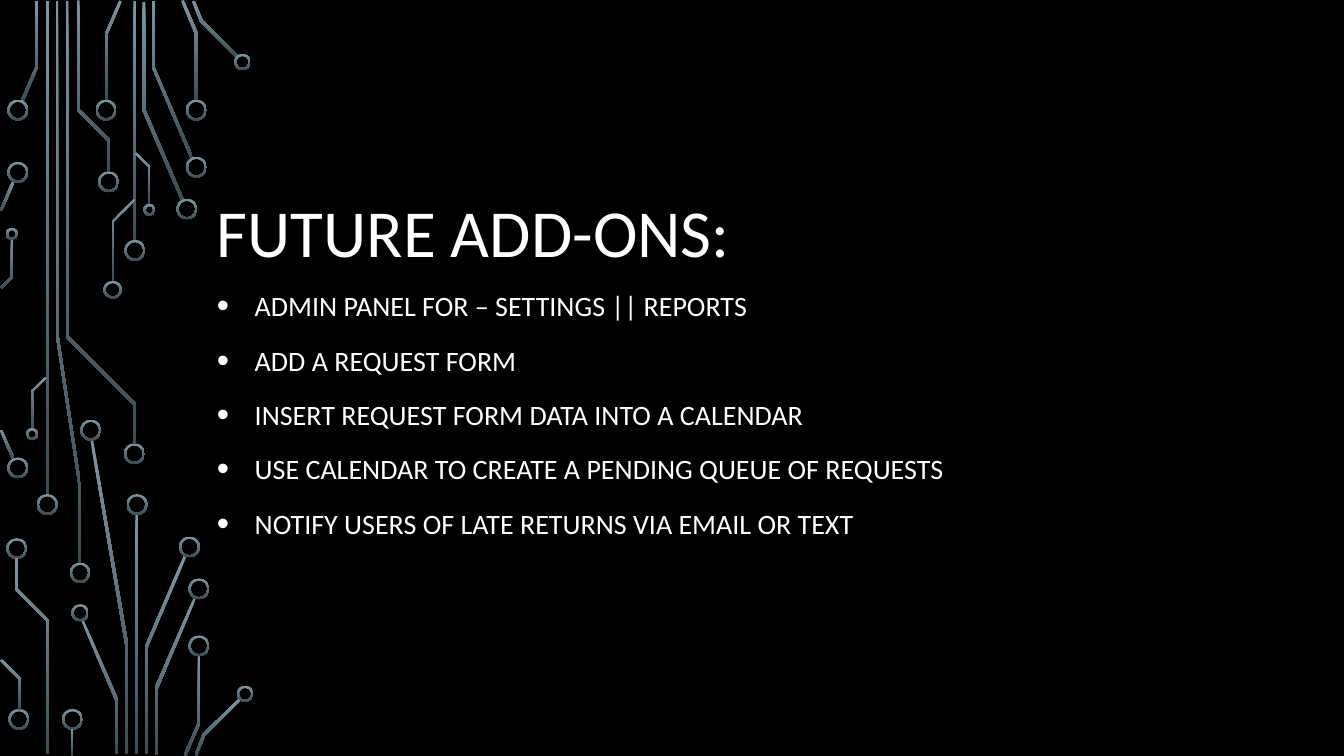
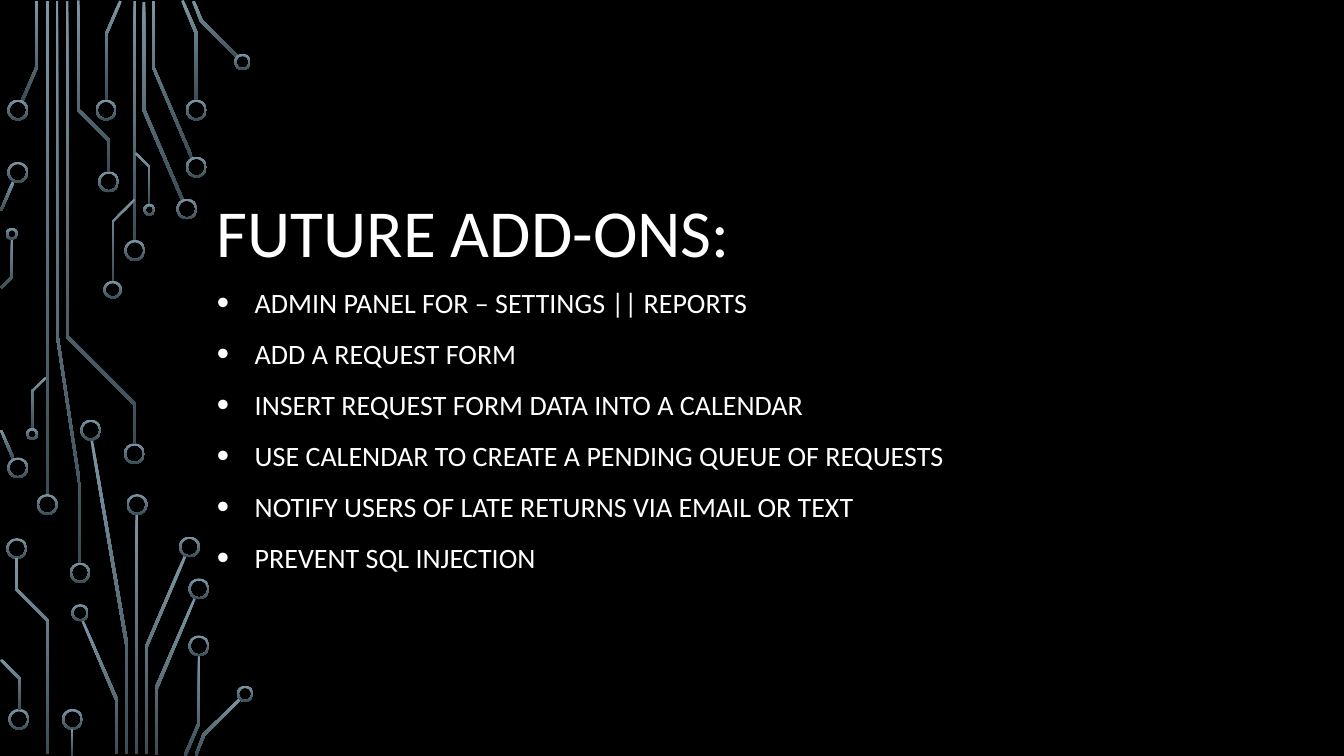
Before and after one commit to FNLHub/Vehicle-Management-System, a slide deck: slide 7 of Documents/Facilities App.pptx. Drawn at 1344x756 pixels with LibreOffice and Linux fonts; fonts in the diff are those of the drawing; background and template pictures are left out. Boxes give left, top, right and bottom in pixels: in the first picture for what was removed or moved away, otherwise in the second. Text is boxed around its words. In the diff, an @@ line names an element or a change of style, - is before the commit and + after.

Commit message:
erp

```diff
--- a/Documents/Facilities App.pptx
+++ b/Documents/Facilities App.pptx
@@ subtitle at box(255, 294, 943, 518): line spacing 1.2 to 1.1 @@
@@ subtitle at box(255, 549, 536, 572): paragraph added @@
+• PREVENT SQL INJECTION
```
Also in this commit, not shown: 2 other slides changed.
